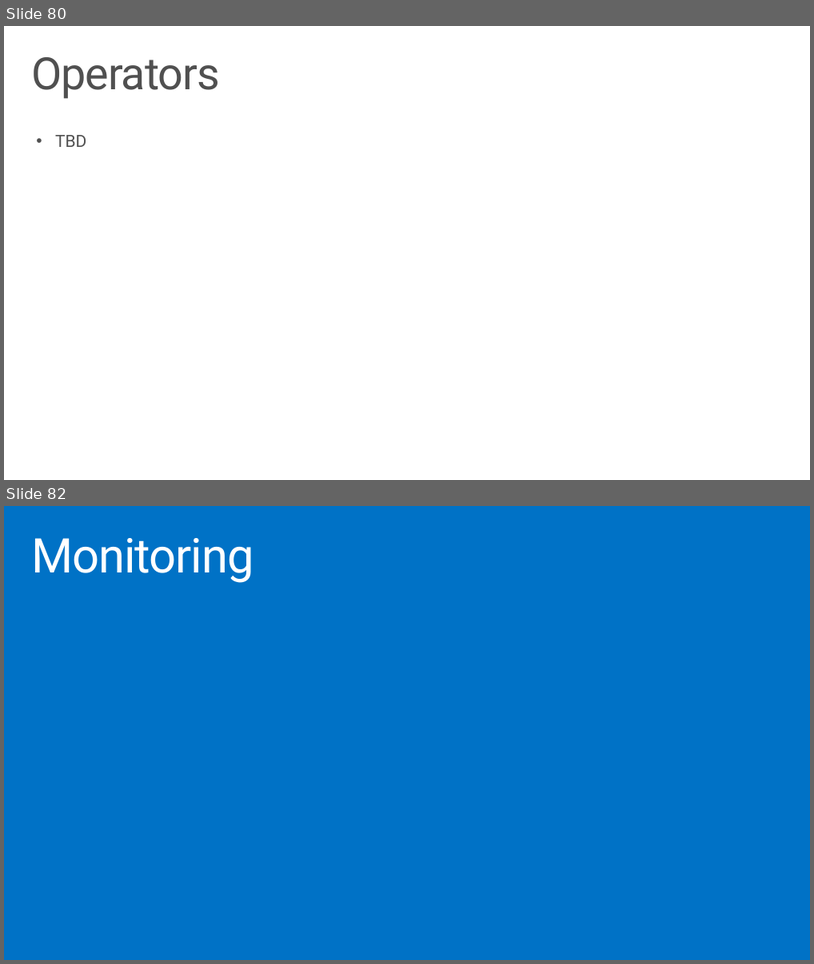
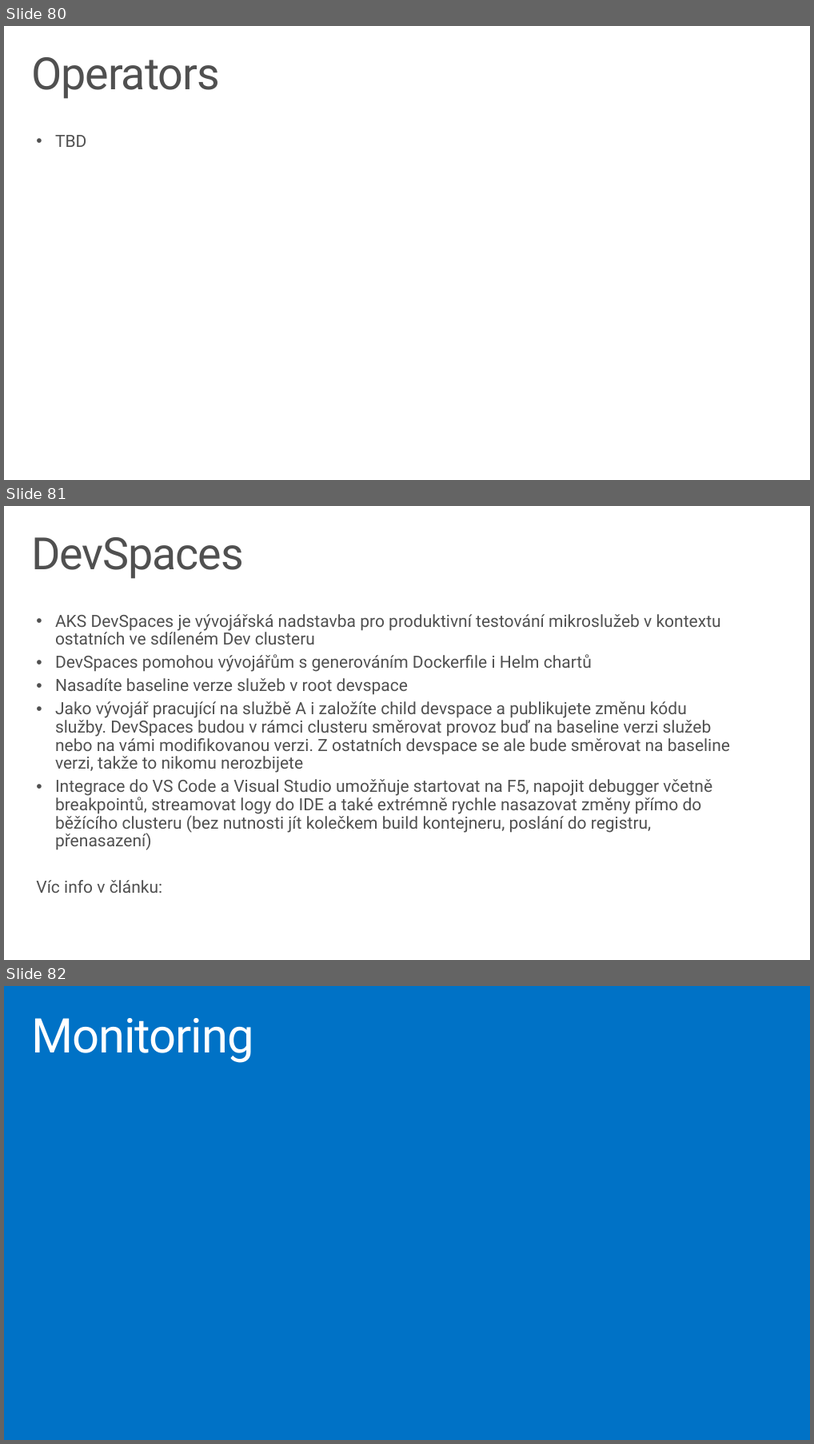
Before and after one commit to tkubica12/kubernetes-demo, a slide deck: PPT-CZ/Kubernetes - jak funguje.pptx. Shown one above the other, each under a label of ours: slides 80 and 82 before the commit, slides 80, 81 and 82 after it; the slides between them are not shown. The pictures are 814x964 and 814x1444 pixels, drawn with LibreOffice and Linux fonts; fonts in the diff are those of the drawing. Boxes give left, top, right and bottom in pixels: in the first picture for what was removed or moved away, otherwise in the second. Text is boxed around its words. In the diff, an @@ line names an element or a change of style, - is before the commit and + after.

Commit message:
devspaces

```diff
--- a/PPT-CZ/Kubernetes - jak funguje.pptx
+++ b/PPT-CZ/Kubernetes - jak funguje.pptx
@@ slide 81 added at (4, 506, 810, 960), background #FFFFFF @@
@@ title added at (31, 537, 244, 579), 52.9 pt, text #505050 @@
+DevSpaces
@@ text added at (36, 614, 730, 892), 20 pt, text #505050 @@
+  • AKS DevSpaces je vývojářská nadstavba pro produktivní testování mikroslužeb v kontextu ostatních ve sdíleném Dev clusteru
+  • DevSpaces pomohou vývojářům s generováním Dockerfile i Helm chartů
+  • Nasadíte baseline verze služeb v root devspace
+  • Jako vývojář pracující na službě A i založíte child devspace a publikujete změnu kódu služby. DevSpaces budou v rámci clusteru směrovat provoz buď na baseline verzi služeb nebo na vámi modifikovanou verzi. Z ostatních devspace se ale bude směrovat na baseline verzi, takže to nikomu nerozbijete
+  • Integrace do VS Code a Visual Studio umožňuje startovat na F5, napojit debugger včetně breakpointů, streamovat logy do IDE a také extrémně rychle nasazovat změny přímo do běžícího clusteru (bez nutnosti jít kolečkem build kontejneru, poslání do registru, přenasazení)
+  Víc info v článku:
```
Also in this commit, not shown: 2 slides changed, 1 slide removed.
